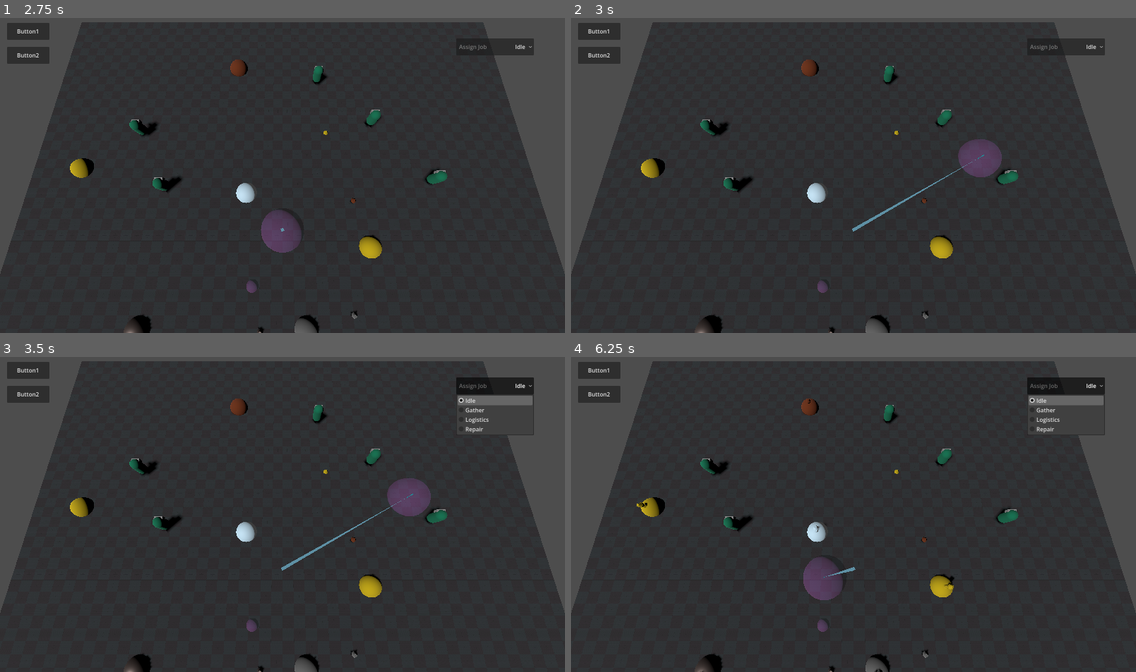
Above: before the commit, frames 1-4 (two rows, left to right).
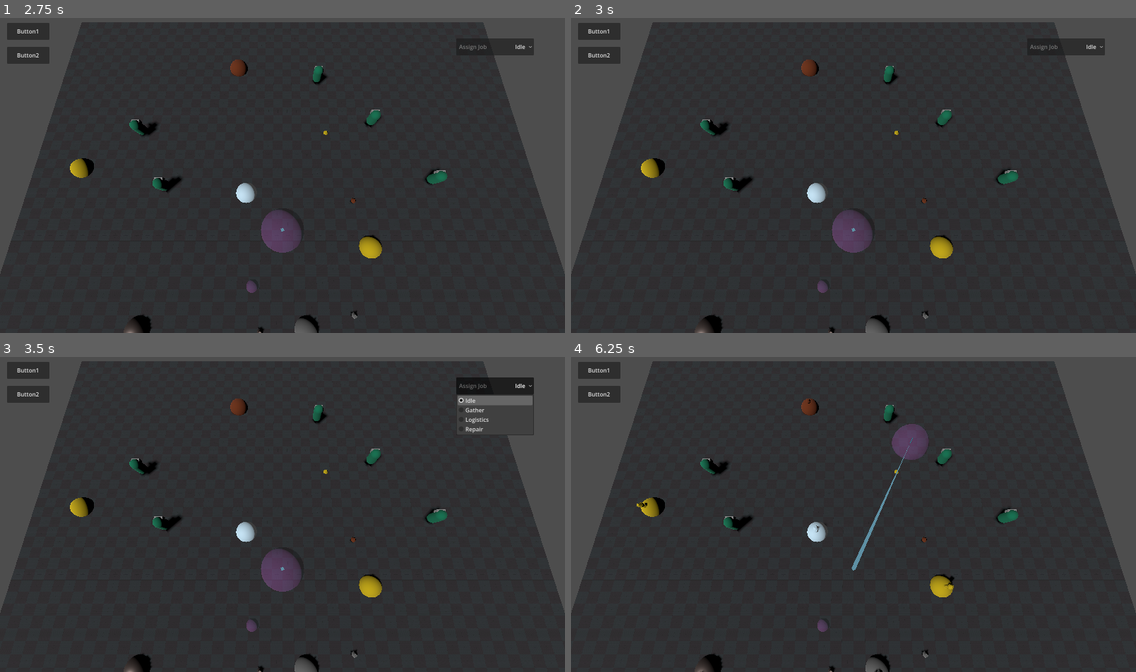
Above: after the commit, the same moments.

Repository: swpgamedev/outpost-defense
Game: Godot game, scene res://WorldScenes/TestScenes/worker_test_level.tscn
The game is run twice, just before and just after one commit, with the same random seed, the same clock (stepped at 60 frames per second) and the same inputs. The project has no main scene, so this scene is started directly.
Inputs (mouse positions are in pixels of both pictures, inside the frame that each line leads up to):
- Up to frame 1 (2.75 s): click "Idle" at 0.5 s; click "Button1" at 1.25 s; click "Button2" at 2 s
- Up to frame 2 (3 s): tap Enter (ui_accept) at 2.75 s; move the mouse to (977, 159) at 2.77 s; hold D (move_right) from 2.78 s (still down); click (977, 159) at 2.85 s
- Up to frame 3 (3.5 s): keep holding D (move_right); tap Space (jump) at 3.02 s; tap 0 (test) at 3.05 s
- Up to frame 4 (6.25 s): tap Enter (ui_accept) at 3.5, 5, 5.75 s; move the mouse to (740, 530) at 3.52 s; release D (move_right) at 3.53 s; hold S (move_back) 3.53-4.25 s; tap 0 (test) at 3.6, 6.05 s; click (740, 530) at 3.67 s; tap Space (jump) at 3.77, 6.02 s; right-click (740, 530) at 3.8 s; click "Idle" (after the commit: "Gather") at 4.25 s; move the mouse to (910, 445) at 5.02 s; hold D (move_right) 5.03-5.78 s; right-click (910, 445) at 5.1 s; click (910, 445) at 5.3 s; move the mouse to (825, 577) at 5.77 s; hold W (move_forward) from 5.78 s (still down); click (825, 577) at 5.85 s

Frame 1 is identical in both runs. In frame 2, 1.5% of the frame differs, in the area x 46-77%, y 38-75%; in frame 3, 1.5%; in frame 4, 2.7%, in the area x 41-95%, y 6-78%.
Error in both runs: Invalid call. Nonexistent function 'print' in base 'Nil'. (res://Utility/Managers/worker_manager.gd:35)

Commit message:
Click on worker opens job select prompt

Diff:
--- a/Characters/Worker/worker_behavior.gd
+++ b/Characters/Worker/worker_behavior.gd
@@ -31,7 +31,7 @@
 var height_distance : float = 0.1
 var worker_height : float
 
-var current_job = WorkerManager.JobType
+var current_job : WorkerManager.JobType = WorkerManager.JobType.Idle
 
 
 func _ready() -> void:
--- a/WorldScenes/TestScenes/worker_select_test_ui.gd
+++ b/WorldScenes/TestScenes/worker_select_test_ui.gd
@@ -9,7 +9,11 @@
 enum SelectionStates {Disabled, Listening, Selected}
 var current_state : SelectionStates
 
+@export var select_ui : Control
+@export var option_button : OptionButton
+@export var ui_offset : Vector2 = Vector2(50,-50)
 var selected_worker : Worker
+@export var has_worker : bool = false
 
 var cam : Camera3D
 
@@ -26,6 +30,12 @@
 	pass
 
 func _process(_delta: float) -> void:
+	if selected_worker != null :
+		has_worker = true
+	else :
+		has_worker = false
+
+
 	if debug_enabled :
 		if spherecast_indicator.visible == false :
 			spherecast_indicator.visible = true
@@ -45,7 +55,7 @@
 
 
 func _physics_process(_delta: float) -> void:
-	if Input.is_action_just_pressed("left_click") : # Need to handle inputs differently
+	if Input.is_action_just_pressed("right_click") : # Need to handle inputs differently
 		var results : Dictionary = MouseViewPortRayCast()
 		var sphere_results : Array[Dictionary]
 
@@ -56,14 +66,32 @@
 				selected_worker = results.collider
 			else :
 				sphere_results = TrySphereCast(check_pos, check_radius)
-				var i : int = 0
-				for dict in sphere_results :
-					print(dict.collider)
-					if dict.collider is Worker :
-						print("HORRAY")
 
-					print(str(i) + ": " + str(sphere_results[i]))
-					i += 1
+				if sphere_results.size() > 0 :
+					var worker_array : Array[Worker] = []
+
+					for res in sphere_results :
+						if res.collider is Worker :
+							worker_array.append(res.collider)
+
+					if worker_array.size() == 0 :
+						selected_worker = null
+					elif worker_array.size() == 1 :
+						selected_worker = worker_array[0]
+					elif worker_array.size() > 1 :
+						var origin_pos : Vector3 = results.position
+						var shortest_distance : float = INF
+
+						for workie in worker_array :
+							var distance : float = origin_pos.distance_to(workie.global_position)
+							if  distance < shortest_distance :
+								shortest_distance = distance
+								selected_worker = workie
+
+		if selected_worker != null :
+			MoveSelectUI(option_button, select_ui, selected_worker, ui_offset)
+		else :
+			HideSelectUI(select_ui)
 
 func MouseViewPortRayCast() -> Dictionary :
 	physics_space = get_world_3d().direct_space_state # access from root node
@@ -74,8 +102,6 @@
 	query.collide_with_areas = false
 
 	var result = physics_space.intersect_ray(query)
-
-	print("RESULT: " + str(result))
 
 	return result
 
@@ -101,6 +127,35 @@
 	#PhysicsServer3D.free_rid(shape_rid)
 	# Do we need to release this shape ever?
 
+func MoveSelectUI(opt_button : OptionButton, sel_ui : Control, worker : Worker, offset : Vector2) :
+	opt_button.selected = worker.current_job
+	sel_ui.visible = not get_viewport().get_camera_3d().is_position_behind(worker.global_transform.origin)
+	sel_ui.position = get_viewport().get_camera_3d().unproject_position(worker.global_transform.origin)
+	sel_ui.position += offset
 
-func _on_option_button_item_selected(index: int) -> void:
-	print("SELECTED: " + str(index))
+func HideSelectUI(sel_ui : Control) :
+	sel_ui.visible = false
+	selected_worker = null
+
+func _on_option_button_item_selected(index: int) -> void  :
+	WorkerManager.AssignWorker(selected_worker, index, ResourceManager.ResourceType.values()[randi_range(0, 4)] , true)
+	HideSelectUI(select_ui)
+
+
+
+
+
+
+
+
+
+
+
+
+
+
+
+
+
+
+# ._.
--- a/WorldScenes/TestScenes/worker_test_level.tscn
+++ b/WorldScenes/TestScenes/worker_test_level.tscn
@@ -64,10 +64,12 @@
 grow_horizontal = 2
 grow_vertical = 2
 
-[node name="WorkerSelectTest" type="Node3D" parent="TestUI/Control2" unique_id=534496026 node_paths=PackedStringArray("spherecast_indicator")]
+[node name="WorkerSelectTest" type="Node3D" parent="TestUI/Control2" unique_id=534496026 node_paths=PackedStringArray("spherecast_indicator", "select_ui", "option_button")]
 script = ExtResource("1_uwgho")
 debug_enabled = true
 spherecast_indicator = NodePath("spherecast_indicator")
+select_ui = NodePath("../WorkerSelectUI")
+option_button = NodePath("../WorkerSelectUI/MarginContainer/OptionButton")
 
 [node name="spherecast_indicator" type="CSGSphere3D" parent="TestUI/Control2/WorkerSelectTest" unique_id=2146589355]
 visible = false
@@ -76,25 +78,25 @@
 rings = 32
 material = ExtResource("2_wo14j")
 
-[node name="Control" type="Control" parent="TestUI/Control2" unique_id=837327073]
+[node name="WorkerSelectUI" type="Control" parent="TestUI/Control2" unique_id=837327073]
 anchors_preset = 0
 offset_left = 1292.0
 offset_top = 112.0
 offset_right = 1292.0
 offset_bottom = 112.0
 
-[node name="MarginContainer" type="MarginContainer" parent="TestUI/Control2/Control" unique_id=932692320]
+[node name="MarginContainer" type="MarginContainer" parent="TestUI/Control2/WorkerSelectUI" unique_id=932692320]
 layout_mode = 0
 offset_top = -48.0
 offset_right = 220.0
 
-[node name="Label" type="Label" parent="TestUI/Control2/Control/MarginContainer" unique_id=1376921059]
+[node name="Label" type="Label" parent="TestUI/Control2/WorkerSelectUI/MarginContainer" unique_id=1376921059]
 layout_mode = 2
 offset_transform_enabled = true
 offset_transform_position = Vector2(8, 0)
 text = "Assign Job"
 
-[node name="OptionButton" type="OptionButton" parent="TestUI/Control2/Control/MarginContainer" unique_id=1250876193]
+[node name="OptionButton" type="OptionButton" parent="TestUI/Control2/WorkerSelectUI/MarginContainer" unique_id=1250876193]
 layout_mode = 2
 alignment = 2
 selected = 0
@@ -212,4 +214,4 @@
 [node name="CrystalResourceNode" parent="TestNodes" unique_id=1317810833 instance=ExtResource("12_m00fy")]
 transform = Transform3D(1, 0, 0, 0, 1, 0, 0, 0, 1, 3.5, 0, 3.5)
 
-[connection signal="item_selected" from="TestUI/Control2/Control/MarginContainer/OptionButton" to="TestUI/Control2/WorkerSelectTest" method="_on_option_button_item_selected"]
+[connection signal="item_selected" from="TestUI/Control2/WorkerSelectUI/MarginContainer/OptionButton" to="TestUI/Control2/WorkerSelectTest" method="_on_option_button_item_selected"]
--- a/project.godot
+++ b/project.godot
@@ -69,6 +69,11 @@
 "events": [Object(InputEventMouseButton,"resource_local_to_scene":false,"resource_name":"","device":-1,"window_id":0,"a …(258 unchanged characters)…
 ]
 }
+right_click={
+"deadzone": 0.2,
+"events": [Object(InputEventMouseButton,"resource_local_to_scene":false,"resource_name":"","device":-1,"window_id":0,"alt_pressed":false,"shift_pressed":false,"ctrl_pressed":false,"meta_pressed":false,"button_mask":2,"position":Vector2(111, 22),"global_position":Vector2(123, 82),"factor":1.0,"button_index":2,"canceled":false,"pressed":true,"double_click":false,"script":null)
+]
+}
 
 [physics]
 
Not shown, changed: kanban_tasks_data.kanban
